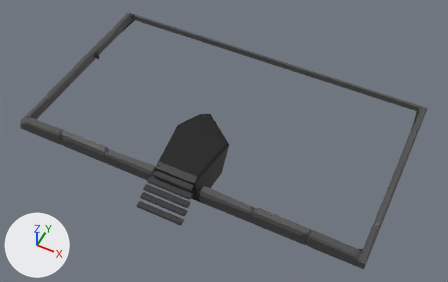
What one commit did to the glTF model TCG-Framework-Client/models/tcg-framework/card-table/terrain-border.glb.
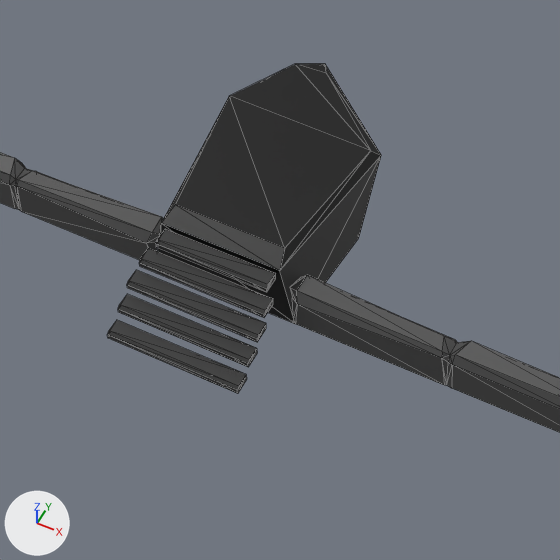
The first picture shows the older version from a 50 mm camera at (7.57, -19.31, 17.81) aimed at (0.46, -5.08, 0.03). The close-ups show both versions on the part from 22% to 65% of the width and 33% to 100% of the height of that picture; other places that the commit changed are outside them. Arrows for +X, +Y and +Z are at lower left; the lights stay in place. The close-ups show mesh edges as thin lines. Objects named as collision shapes, trigger or cutter boxes, shadow casters or lower levels of detail are left out. Vertices at the same position are counted once.

Before the edit, the objects in view are built like this:
```python
me_plane_005 = bpy.data.meshes.new('Plane.005')
me_plane_005.from_pydata(...)  # 480 vertices, 797 faces; spans x -7.01..7.01, y -9.23..0.0, z 0.86..1.91
me_plane_005.materials.append(mat_palette)
ob_terrain_border = bpy.data.objects.new('terrain-border', me_plane_005)
ob_terrain_border.location = (0.0, 0.0, -0.9)
```
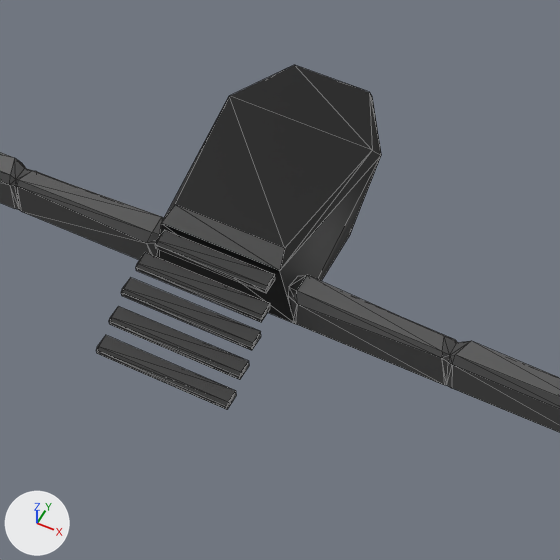
What the commit changed:
me_plane_005 is used by ob_terrain_border; location (0.0, 0.0, -0.9).
me_plane_005 had 480 vertices, 797 faces and spanned x -7.01..7.01, y -9.23..0.0, z 0.86..1.91.
me_plane_005 now has 452 vertices, 756 faces and spans x -7.01..7.01, y -9.48..0.0, z 0.86..1.91.
me_plane_005 part 1: the loose piece of 10 vertices spanning x -0.88..0.88, y -8.72..-8.51, z 1.33..1.43 is moved by (0.0, -0.13, 0.0).
me_plane_005 part 2: the loose piece of 10 vertices spanning x -0.88..0.88, y -8.96..-8.74, z 1.13..1.23 is moved by (0.0, -0.2, 0.0).
me_plane_005 part 3: the loose piece of 10 vertices spanning x -0.84..0.85, y -8.48..-8.26, z 1.49..1.59 is moved by (0.0, -0.07, 0.0).
me_plane_005 part 4: the loose piece of 10 vertices spanning x -0.73..0.76, y -8.25..-8.03, z 1.65..1.75 is moved by (0.0, -0.02, 0.0).
me_plane_005 part 5: the loose piece of 10 vertices spanning x -0.88..0.88, y -9.23..-9.01, z 0.95..1.05 is moved by (0.0, -0.25, 0.0).
Part 6, on me_plane_005:
3 vertices are removed from x 0.93..0.94, y -7.97..-7.69, z 1.33..1.43.
8 faces are deleted.
1 vertex moves from x 0.88, y -7.92, z 1.43 to x 0.87, y -7.92, z 1.43.
3 vertices are added at (0.9, -7.69, 1.33), (0.88, -7.97, 1.33), (0.89, -7.72, 1.43).
6 new faces join them.
Part 7, on me_plane_005:
8 vertices are removed from x -1.06..0.0, y -7.97..-4.82, z 0.86..1.91.
21 faces are deleted.
4 vertices move from x -0.88..1.06, y -7.92..-5.05, z 0.86..1.91 to x -0.81..0.98, y -7.92..-5.07, z 0.86..1.91.
10 vertices are added at x -1.08..0.53, y -7.97..-5.01, z 0.86..1.91.
22 new faces join them.
me_plane_005 part 8: 9 kept faces spanning x -1.04..1.06, y -8.0..-5.86, z 0.86..1.91 get new texture (UV) coordinates.

Location of each change, [x1, y1, x2, y2] in pixels of the close-ups (560 x 560 px; the box of a moved part takes in the faces that stretch with it):
'terrain-border', reshaped
    before: [0, 64, 560, 433]
    after: [0, 65, 560, 433]
part 1 of me_plane_005, moved or reshaped
    before: [127, 270, 266, 342]
    after: [121, 277, 261, 350]
part 2 of me_plane_005, moved or reshaped
    before: [118, 294, 257, 367]
    after: [109, 306, 249, 380]
part 3 of me_plane_005, moved or reshaped
    before: [139, 248, 273, 317]
    after: [136, 252, 270, 322]
part 4 of me_plane_005, moved or reshaped
    before: [156, 229, 276, 292]
    after: [155, 230, 275, 293]
part 5 of me_plane_005, moved or reshaped
    before: [108, 320, 247, 393]
    after: [96, 335, 236, 410]
part 6 of me_plane_005, moved or reshaped
    before: [290, 275, 307, 317]
    after: [289, 275, 307, 317]
part 7 of me_plane_005, moved or reshaped
    before: [147, 64, 381, 251]
    after: [147, 65, 381, 257]
part 8 of me_plane_005, surface changed
    both: [158, 108, 381, 317]
